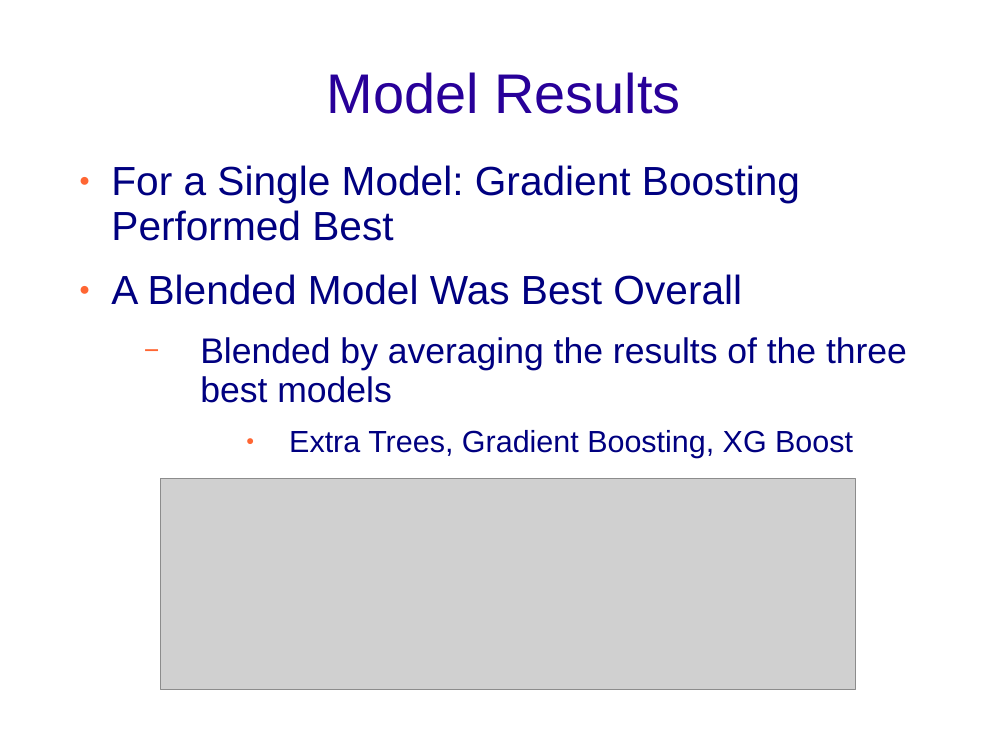
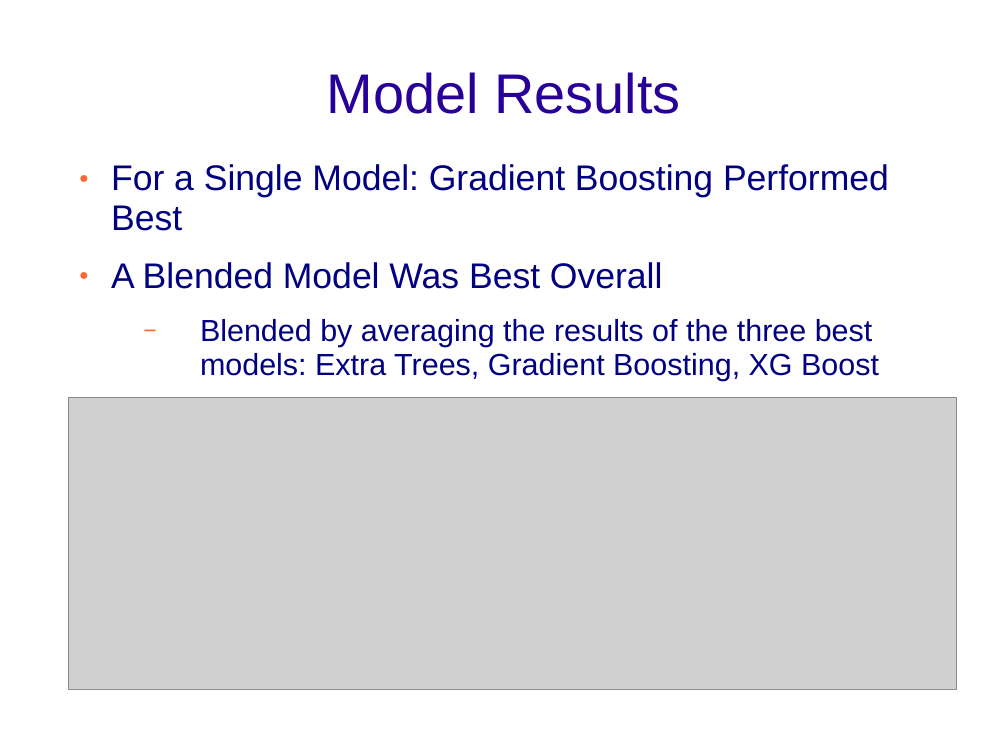
Before and after one commit to Vettejeep/Boulder_County_Home_Prices, a slide deck: slide 9 of MaherKevin.ppt. Drawn at 1008x756 pixels with LibreOffice and Linux fonts; fonts in the diff are those of the drawing; grey boxes stand for pictures; background and template pictures are left out. Boxes give left, top, right and bottom in pixels: in the first picture for what was removed or moved away, otherwise in the second. Text is boxed around its words. In the diff, an @@ line names an element or a change of style, - is before the commit and + after.

```diff
--- a/MaherKevin.ppt
+++ b/MaherKevin.ppt
@@ text at [111,164,889,289]: size 32 to 28 pt in "For a Single Model: Gradient Boosting Performed ...", "A Blended Model Was Best Overall" @@
@@ text at [200,319,879,381]: text changed; size 28 to 24 pt @@
-  − Blended by averaging the results of the three best models
-    ● Extra Trees, Gradient Boosting, XG Boost
+  − Blended by averaging the results of the three best models: Extra Trees, Gradient Boosting, XG Boost
@@ picture: place and size @@
-picture at [160,478,856,690]
+picture at [69,398,957,690]
```
Also in this commit, not shown: 7 other slides changed, 1 slide added, 1 other file.
